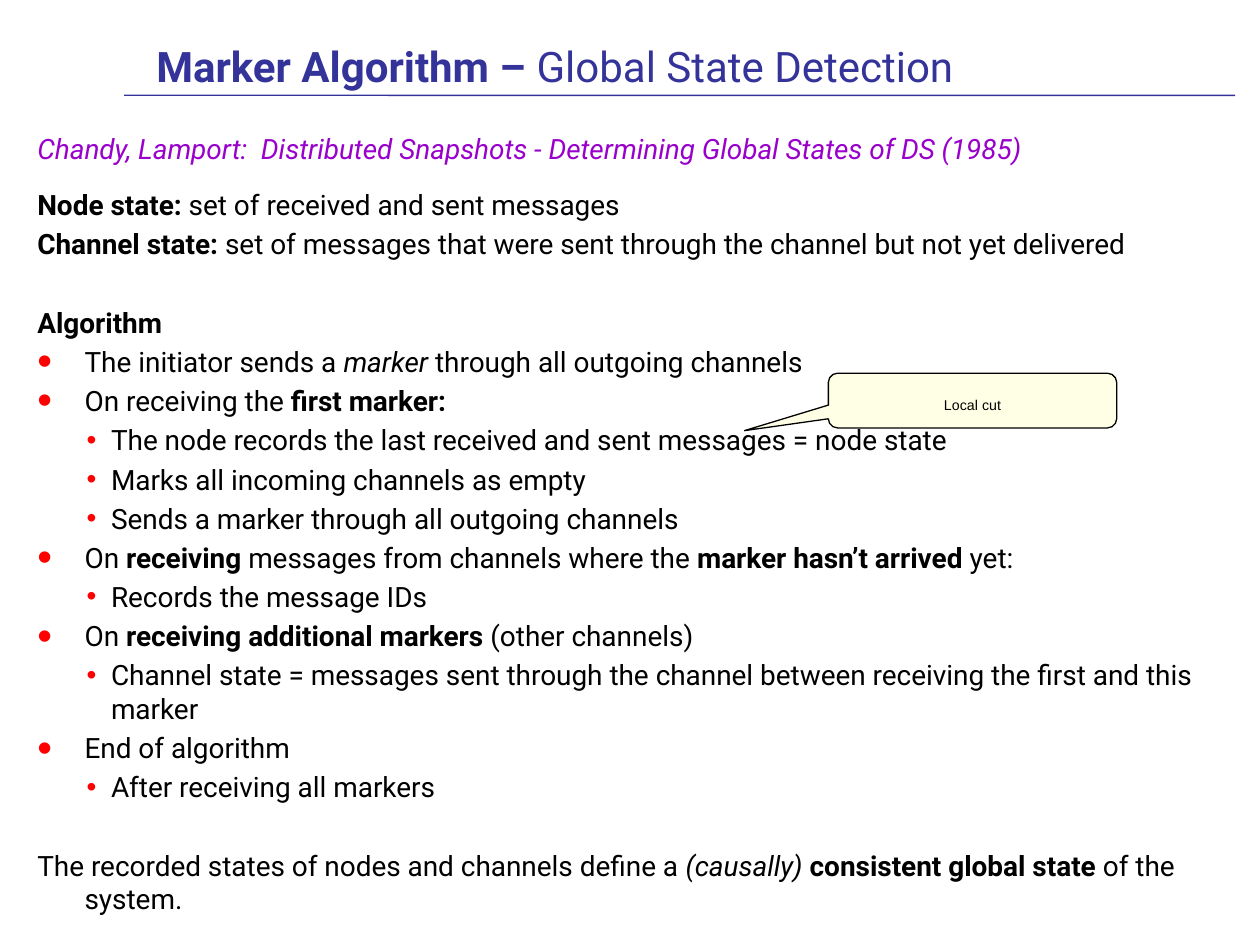
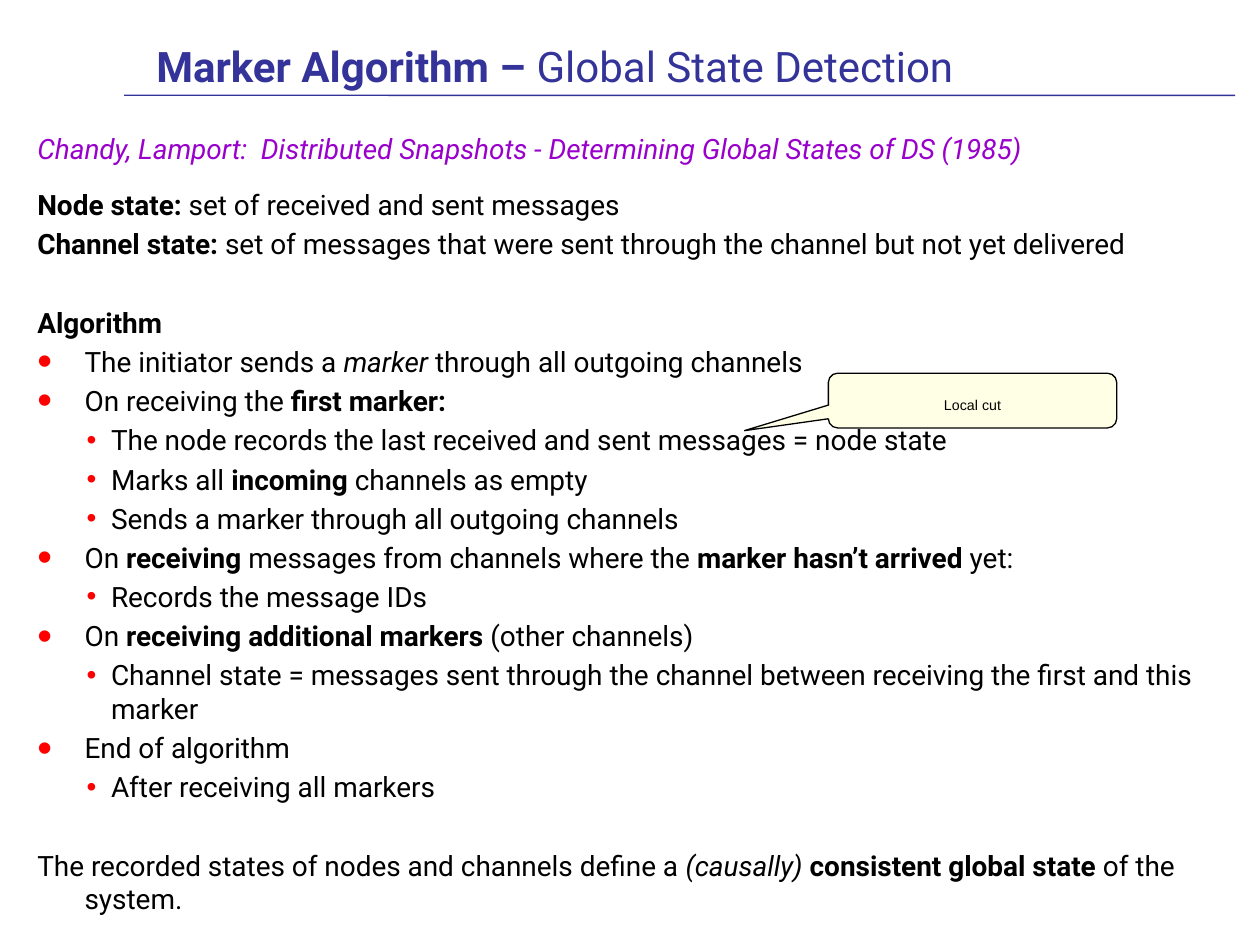
Before and after one commit to fan1x/fan1x.github.io, a slide deck: slide 120 of data/2025-26/pds/PDS-en.pptx. Drawn at 1260x945 pixels with LibreOffice and Linux fonts; fonts in the diff are those of the drawing. Boxes give left, top, right and bottom in pixels: in the first picture for what was removed or moved away, otherwise in the second. Text is boxed around its words. In the diff, an @@ line names an element or a change of style, - is before the commit and + after.

```diff
--- a/data/2025-26/pds/PDS-en.pptx
+++ b/data/2025-26/pds/PDS-en.pptx
@@ text at (111, 469, 587, 496): bold on in "incoming" @@
```
Also in this commit, not shown: 9 other slides changed, 1 slide added, 1 other file.
